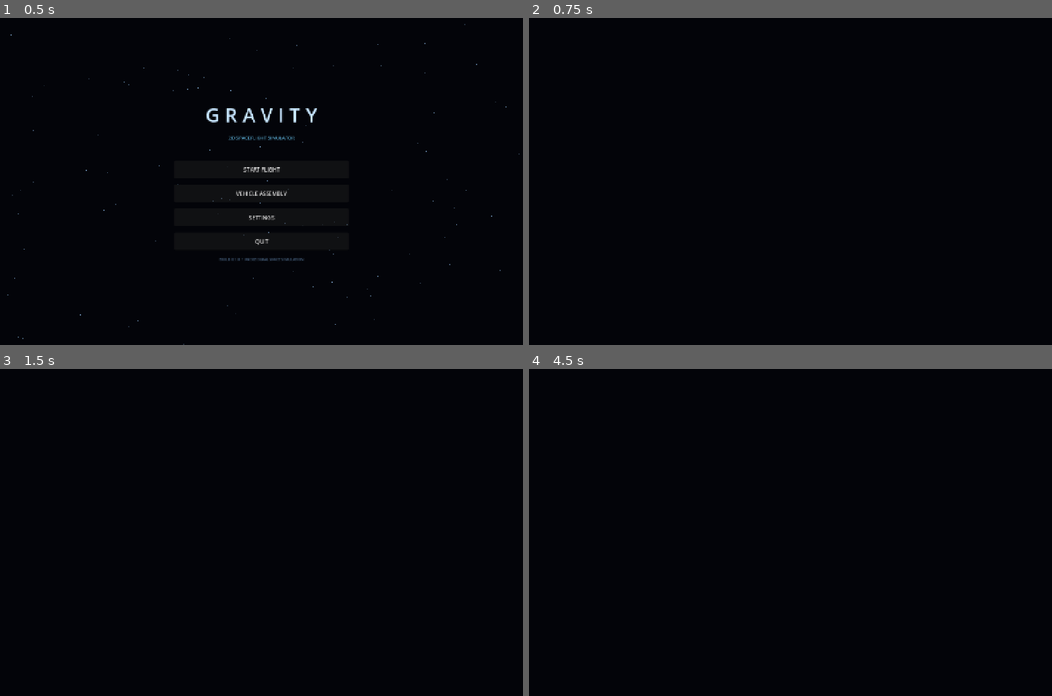
Above: before the commit, frames 1-4 (two rows, left to right).
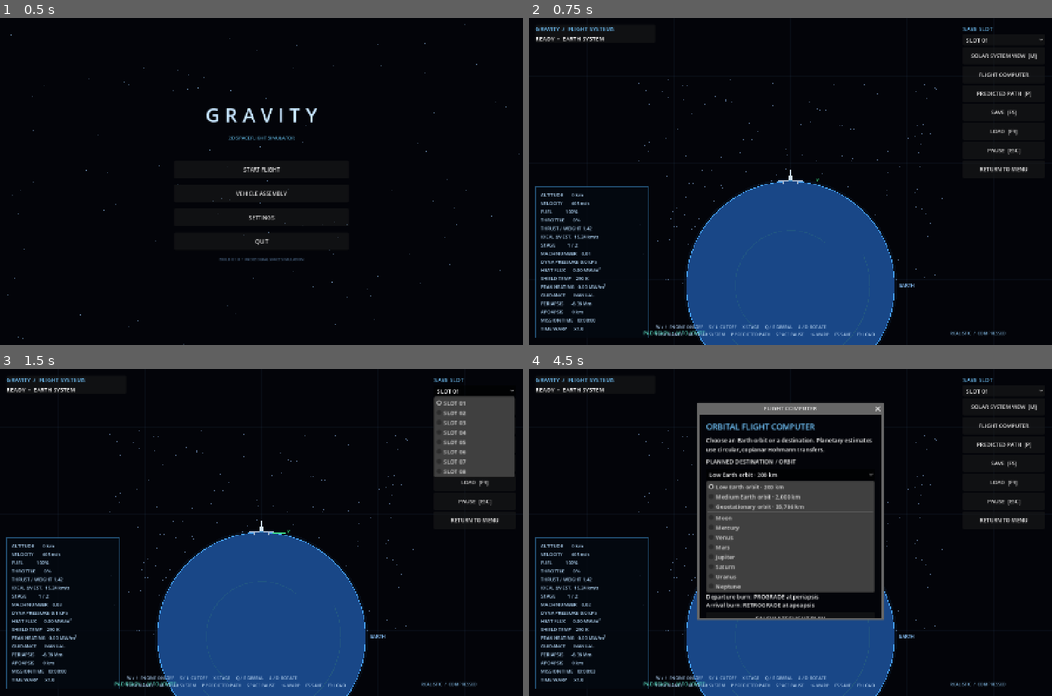
Above: after the commit, the same moments.

Repository: Blagos1195/Gravity-simulator
Game: Godot game, scene res://scenes/main.tscn
The game is run twice, just before and just after one commit, with the same random seed, the same clock (stepped at 60 frames per second) and the same inputs.
Inputs (mouse positions are in pixels of both pictures, inside the frame that each line leads up to):
- Up to frame 1 (0.5 s): no input
- Up to frame 2 (0.75 s): click "START FLIGHT" at 0.5 s
- Up to frame 3 (1.5 s): click (475, 391) at 1.25 s, where only the run after the commit has a clickable "SLOT 01"
- Up to frame 4 (4.5 s): click (1004, 408) at 2 s, where only the run after the commit has a clickable "SOLAR SYSTEM VIEW [M]"; click (1004, 424) at 2.75 s, where only the run after the commit has a clickable "FLIGHT COMPUTER"; click (1004, 444) at 3.5 s, where only the run after the commit has a clickable "PREDICTED PATH [P]"; click (790, 473) at 4.25 s, where only the run after the commit has a clickable "Low Earth orbit · 200 km"

Frame 1 is identical in both runs. In frame 2, 20% of the frame differs, in the area x 1-99%, y 2-100%; in frame 3, 23%; in frame 4, 27%.
Error before the commit: Parse Error: Too many arguments for "maxf()" call. Expected at most 2 but received 3. (res://scripts/simulation_view.gd:271)

Commit message:
Fix three-argument maxf call in ascent guidance

Diff:
--- a/Gravity/scripts/simulation_view.gd
+++ b/Gravity/scripts/simulation_view.gd
@@ -268,7 +268,7 @@
 					var apoapsis: float = float(orbit.get("apoapsis", 0.0))
 					var apoapsis_fraction := clampf((apoapsis - EARTH_RADIUS) / maxf(1.0, autopilot_target_altitude), 0.0, 1.0) if is_finite(apoapsis) else 0.0
 					var speed_fraction := clampf(velocity.length() / 7800.0, 0.0, 1.0)
-					pitch_above_horizon = lerpf(90.0, 2.0, clampf(maxf(altitude / maxf(1.0, autopilot_target_altitude), apoapsis_fraction * 0.92, speed_fraction * 0.9), 0.0, 1.0))
+					pitch_above_horizon = lerpf(90.0, 2.0, clampf(maxf(maxf(altitude / maxf(1.0, autopilot_target_altitude), apoapsis_fraction * 0.92), speed_fraction * 0.9), 0.0, 1.0))
 					thrust_key_down = fuel > 0.0
 			"COAST":
 				status_message = "AUTOPILOT  •  COASTING TO APOAPSIS"
